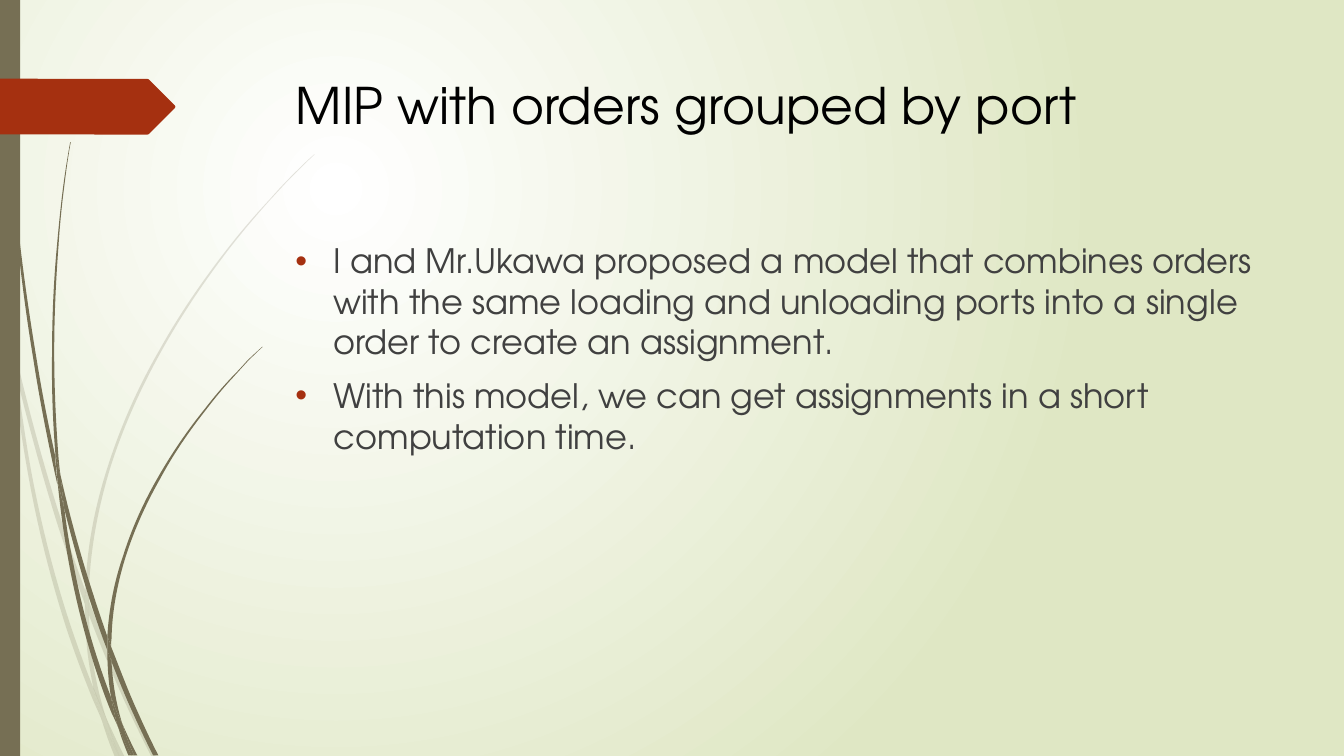
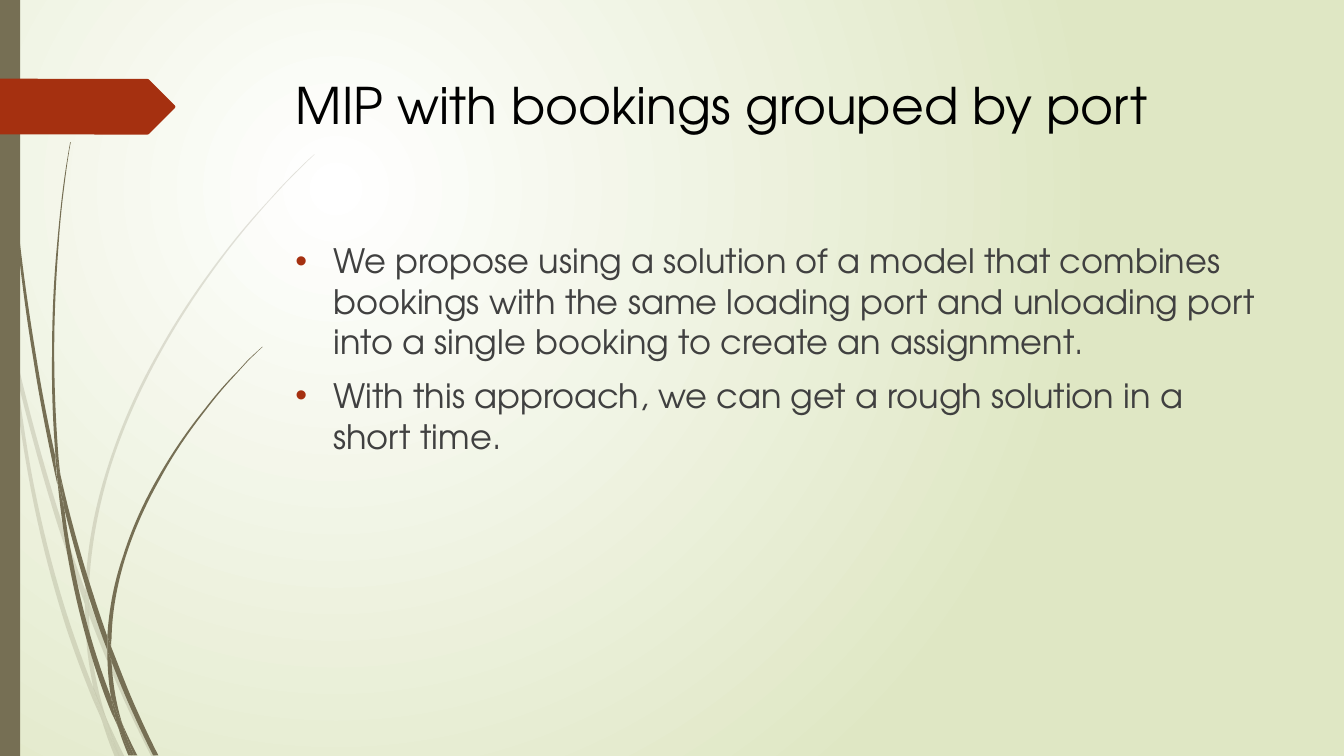
Before and after one commit to r-kurosu/kline_new, a slide deck: slide 43 of 竹田.pptx (slide 60 before the commit). Drawn at 1344x756 pixels with LibreOffice and Linux fonts; fonts in the diff are those of the drawing. Boxes give left, top, right and bottom in pixels: in the first picture for what was removed or moved away, otherwise in the second. Text is boxed around its words. In the diff, an @@ line names an element or a change of style, - is before the commit and + after.

```diff
--- a/竹田.pptx
+++ b/竹田.pptx
@@ title at (296,86,1148,135): text changed @@
-MIP with orders grouped by port
+MIP with bookings grouped by port
@@ text at (333,248,1255,450): text changed @@
-• I and Mr.Ukawa proposed a model that combines orders with the same loading and unloading ports into a single order to create an assignment.
-• With this model, we can get assignments in a short computation time.
+• We propose using a solution of a model that combines bookings with the same loading port and unloading port into a single booking to create an assignment.
+• With this approach, we can get a rough solution in a short time.
```
Also in this commit, not shown: 27 other slides changed, 1 slide added, 3 slides removed.
